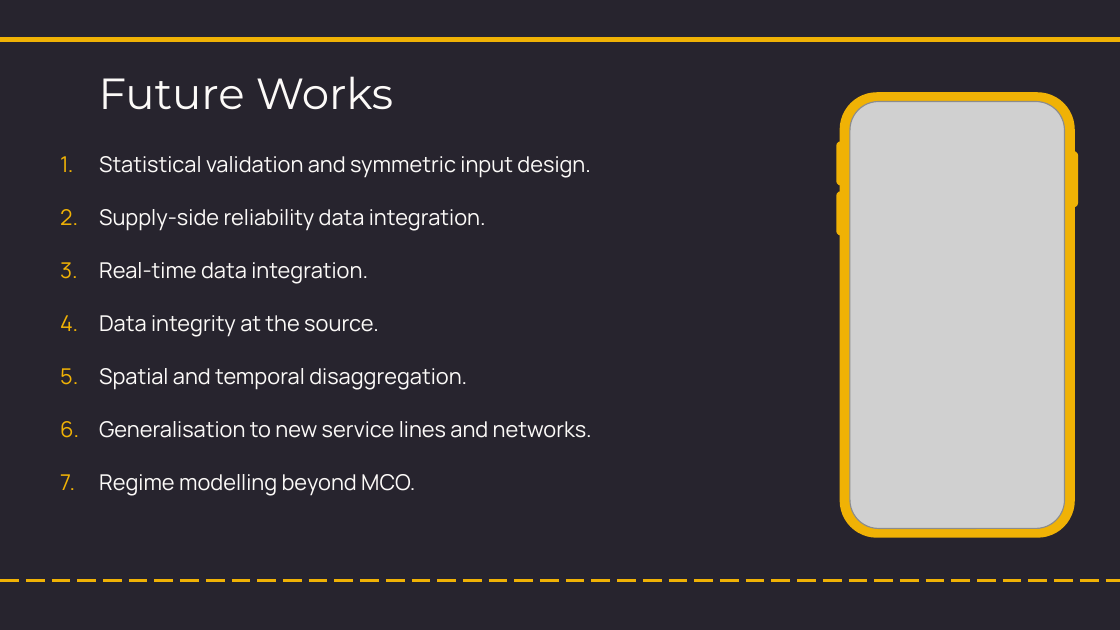
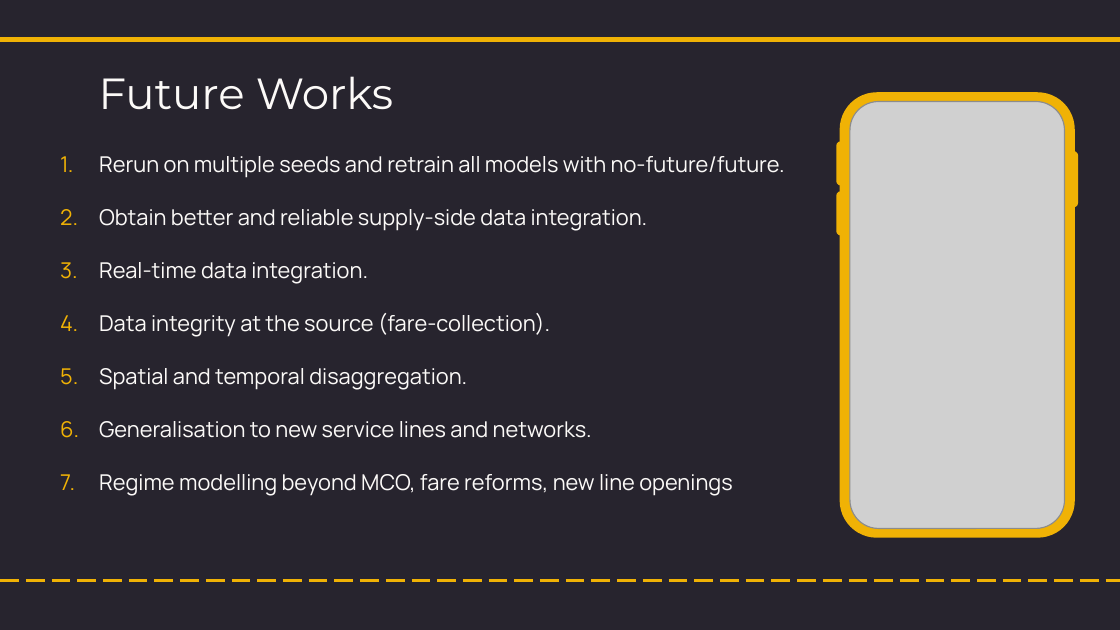
Before and after one commit to NightfuryEquinn/Ridership, a slide deck: slide 58 of docs/24202141_yipzixian_p2_presentation_revised.pptx (slide 59 before the commit). Drawn at 1120x630 pixels with LibreOffice and Linux fonts; fonts in the diff are those of the drawing; grey boxes stand for pictures. Boxes give left, top, right and bottom in pixels: in the first picture for what was removed or moved away, otherwise in the second. Text is boxed around its words. In the diff, an @@ line names an element or a change of style, - is before the commit and + after.

```diff
--- a/docs/24202141_yipzixian_p2_presentation_revised.pptx
+++ b/docs/24202141_yipzixian_p2_presentation_revised.pptx
@@ subtitle at [99,156,785,231]: text changed @@
-1. Statistical validation and symmetric input design.
-2. Supply-side reliability data integration.
+1. Rerun on multiple seeds and retrain all models with no-future/future.
+2. Obtain better and reliable supply-side data integration.
@@ subtitle at [99,313,550,337]: text changed @@
-4. Data integrity at the source.
+4. Data integrity at the source (fare-collection).
@@ subtitle at [99,474,733,496]: text changed @@
-7. Regime modelling beyond MCO.
+7. Regime modelling beyond MCO, fare reforms, new line openings
```
Also in this commit, not shown: 5 other slides changed, 1 slide removed, 1 other file.
